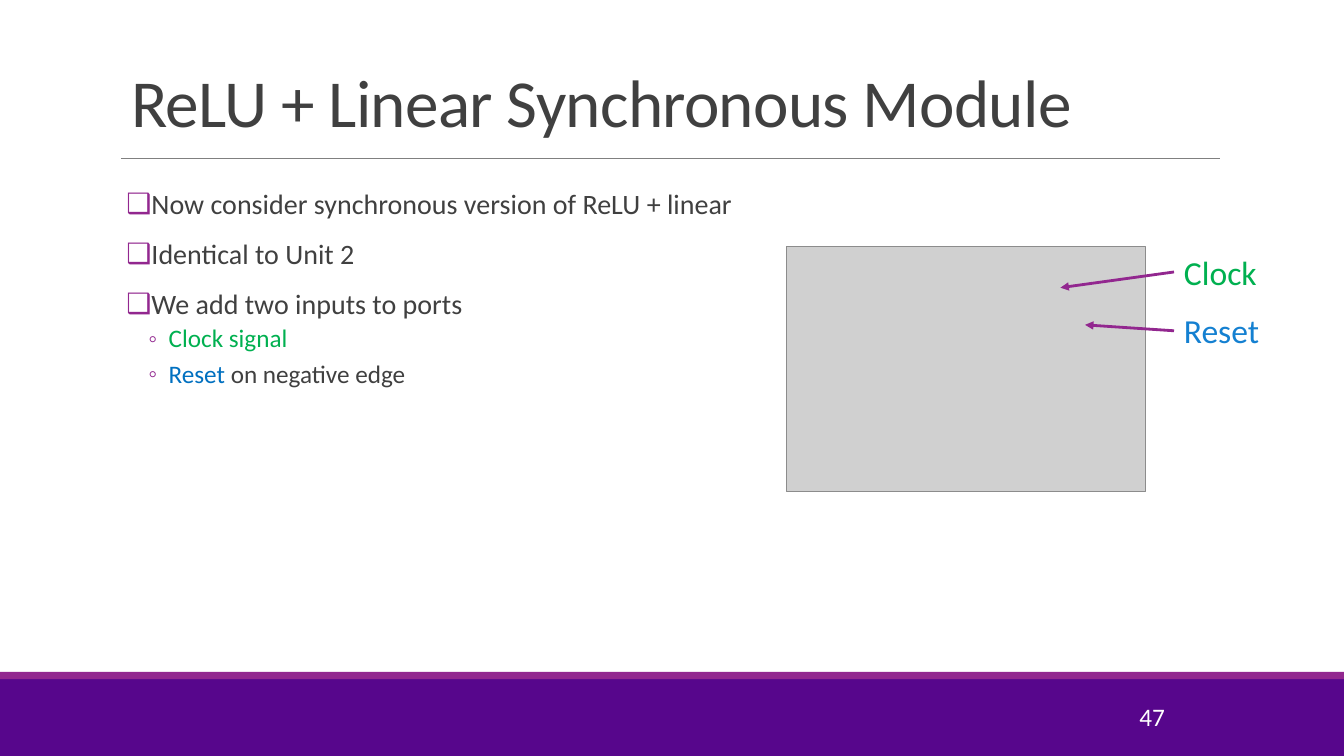
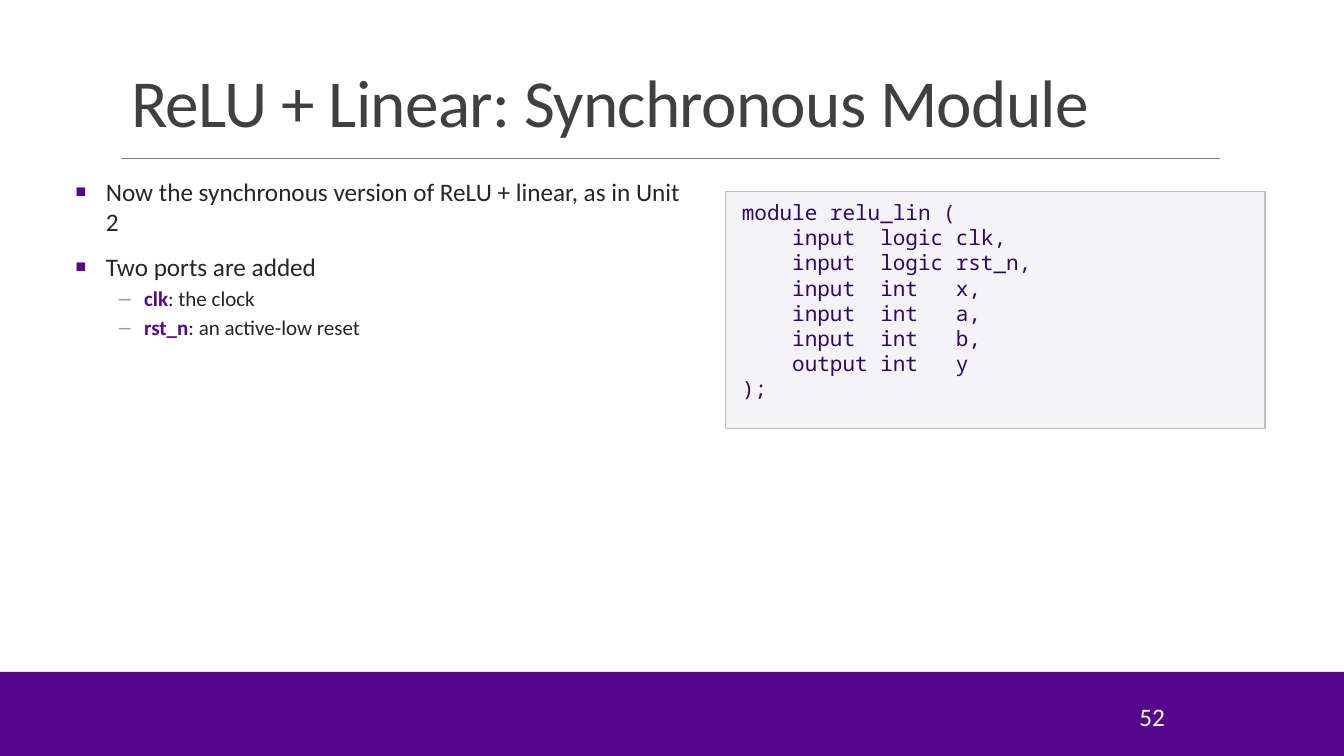
Before and after one commit to sdrangan/hwdesign, a slide deck: slide 52 of units/unit06_timing/timing.pptx (slide 47 before the commit). Drawn at 1344x756 pixels with LibreOffice and Linux fonts; fonts in the diff are those of the drawing; grey boxes stand for pictures; background and template pictures are left out. Boxes give left, top, right and bottom in pixels: in the first picture for what was removed or moved away, otherwise in the second. Text is boxed around its words. In the diff, an @@ line names an element or a change of style, - is before the commit and + after.

```diff
--- a/units/unit06_timing/timing.pptx
+++ b/units/unit06_timing/timing.pptx
@@ title at [131, 80, 1089, 138]: text changed @@
-ReLU + Linear Synchronous Module
+ReLU + Linear: Synchronous Module
@@ text at [106, 183, 680, 338]: text changed; size 20 to 18 pt; text colour #404040 to #262626 @@
-❑ Now consider synchronous version of ReLU + linear
-❑ Identical to Unit 2
-❑ We add two inputs to ports
-  ◦ Clock signal
-  ◦ Reset on negative edge
+■ Now the synchronous version of ReLU + linear, as in Unit 2
+■ Two ports are added
+– clk: the clock
+– rst_n: an active-low reset
@@ rectangle added at [726, 192, 1265, 429], fill #F4F4F7, outline #BFBFBF 0.75 pt, 15 pt, text #330662 @@
+module relu_lin (
+input logic clk,
+input logic rst_n,
+input int x,
+input int a,
+input int b,
+output int y
+);
@@ picture removed at [786, 247, 1146, 492] @@
@@ text removed at [1184, 261, 1257, 286] @@
-Clock
@@ arrow removed from (1175, 272) to (1061, 287) @@
@@ arrow removed from (1175, 331) to (1085, 325) @@
@@ text removed at [1184, 321, 1259, 344] @@
-Reset
@@ rectangle at [0, 671, 1344, 679]: fill #92278F to #57068C @@
@@ page number at [1139, 709, 1165, 726]: text changed @@
-47
+52
```
Also in this commit, not shown: 55 other slides changed, 14 slides added, 11 slides removed, 57 other files.
